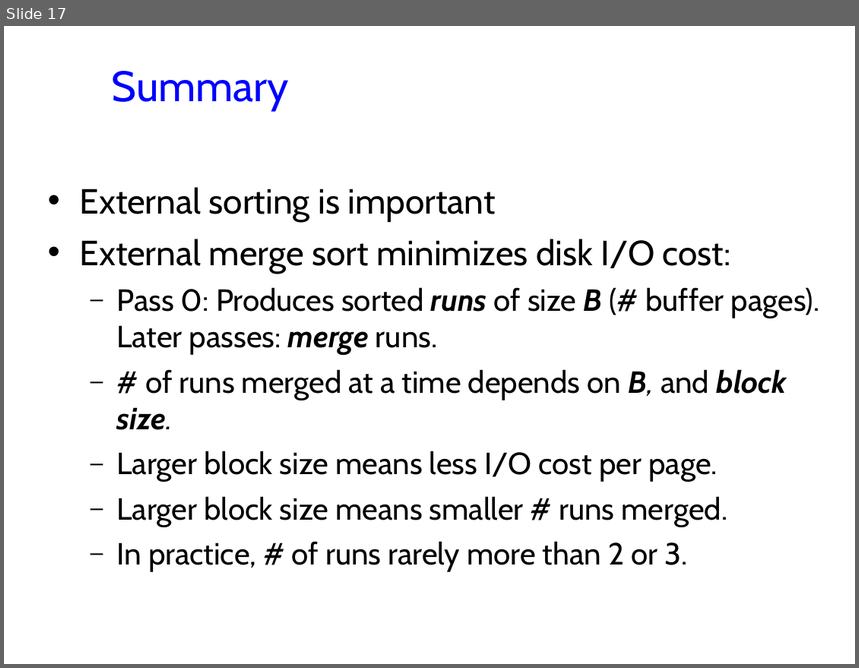
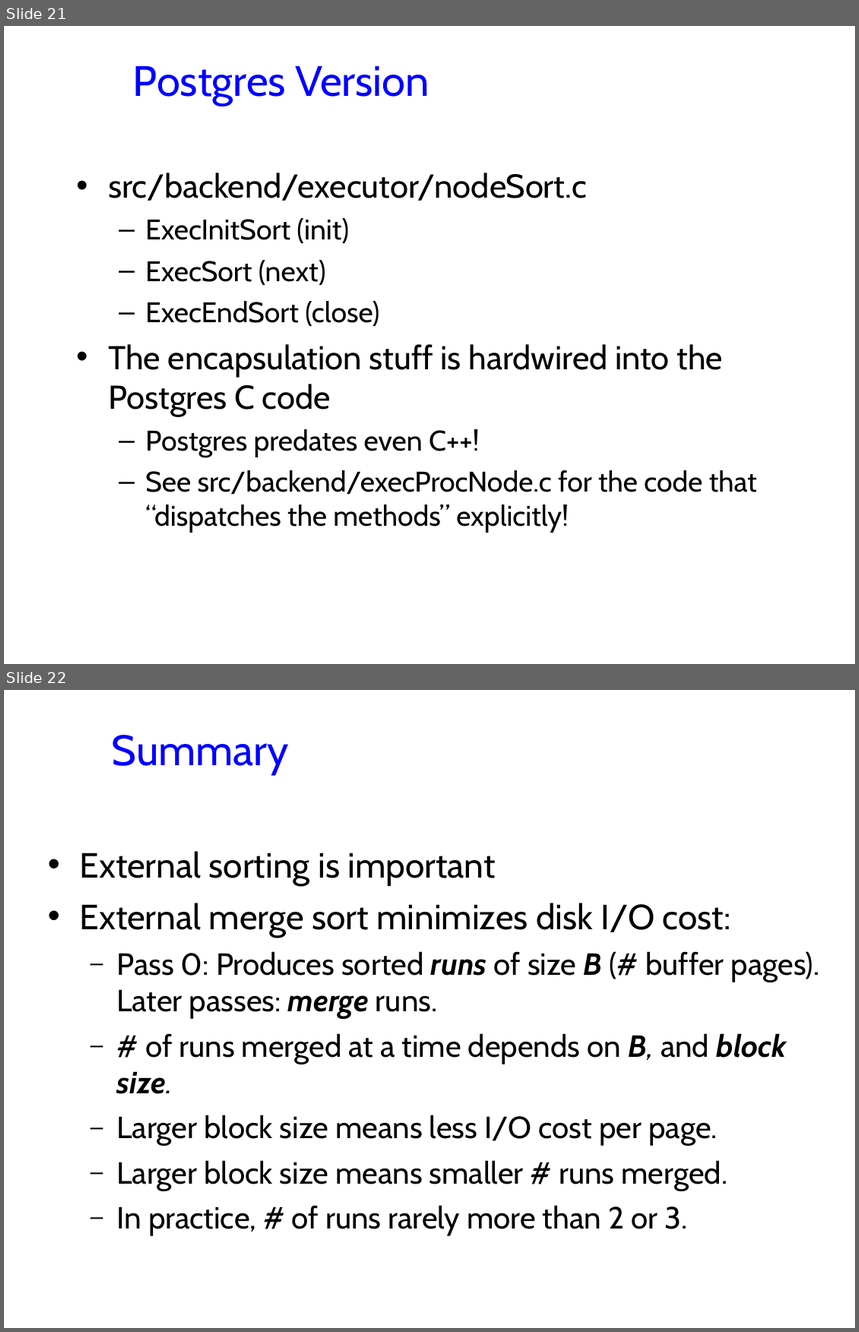
Before and after one commit to jhellerstein/cs186-09, a slide deck: lecs/07-Sorting.ppt. Shown one above the other, each under a label of ours: slide 17 before the commit, slides 21 and 22 after it. The pictures are 859x668 and 859x1332 pixels, drawn with LibreOffice and Linux fonts; fonts in the diff are those of the drawing; background and template pictures are left out. Boxes give left, top, right and bottom in pixels: in the first picture for what was removed or moved away, otherwise in the second. Text is boxed around its words. In the diff, an @@ line names an element or a change of style, - is before the commit and + after.

```diff
--- a/lecs/07-Sorting.ppt
+++ b/lecs/07-Sorting.ppt
@@ slide 21 added at bbox=[4, 26, 855, 664], background #FFFFFF @@
@@ title added at bbox=[133, 66, 429, 105], 36 pt, text #0000FF @@
+Postgres Version
@@ text added at bbox=[108, 173, 757, 533], 24 pt, text #000000 @@
+• src/backend/executor/nodeSort.c
+  – ExecInitSort (init)
+  – ExecSort (next)
+  – ExecEndSort (close)
+• The encapsulation stuff is hardwired into the Postgres C code
+  – Postgres predates even C++!
+  – See src/backend/execProcNode.c for the code that
+    “dispatches the methods” explicitly!
@@ what was slide 17 is now slide 22 @@
```
Also in this commit, not shown: 11 slides changed, 4 other slides added.
